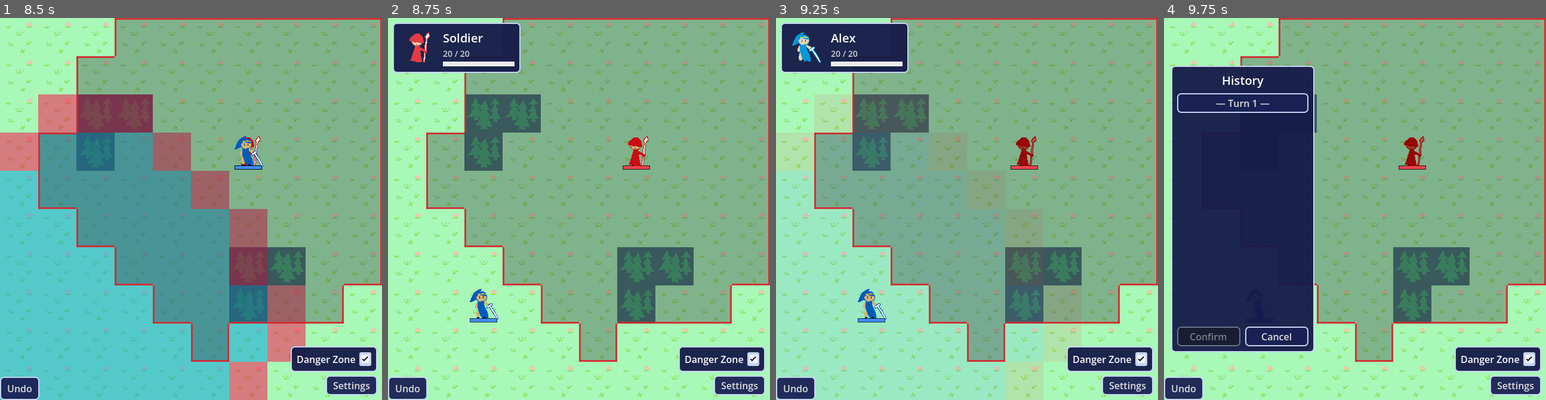
Above: before the commit, frames 1-4 (left to right).
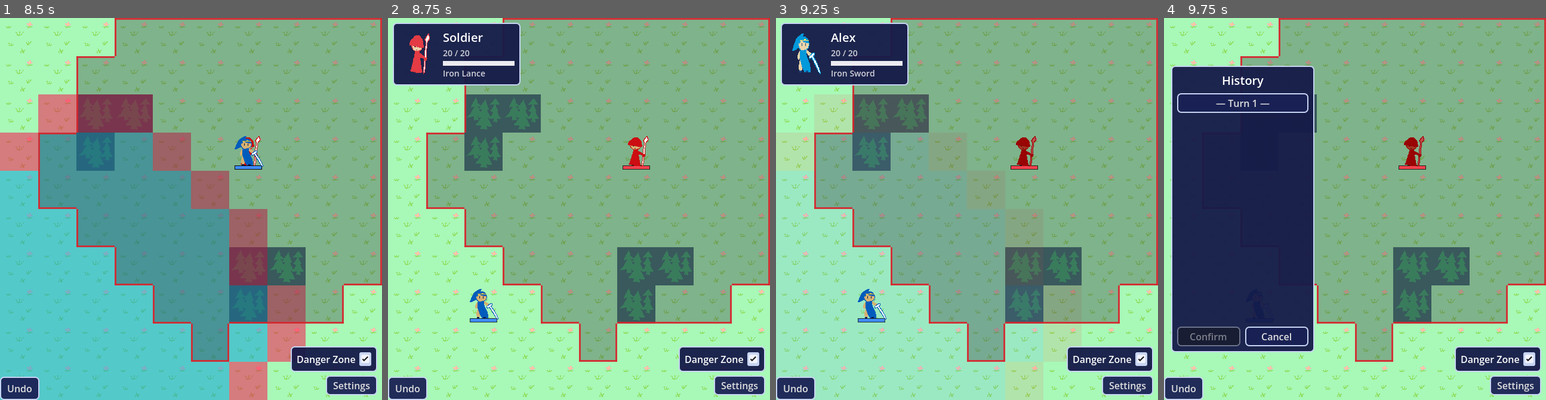
Above: after the commit, the same moments.

Repository: fhchu/feclone
Game: Godot game, scene res://scenes/game.tscn
Same seed, same stepped clock (60 frames per second), same inputs: the game is played once before the commit and once after it.
Inputs (mouse positions are in pixels of both pictures, inside the frame that each line leads up to):
- Up to frame 1 (8.5 s): click "Undo" at 0.5 s; click (366, 357) at 1.25 s; click "Undo" at 2 s; click "— Turn 1 —" at 2.75 s; click "Confirm" at 3.5 s; click (366, 357) at 4.25 s; click (366, 357) at 5 s; click "Settings" at 5.75 s; click "Restart Level" at 6.5 s; click "Undo" at 7.25 s; drag from (95, 304) to (248, 151) at 8.02 s
- Up to frame 2 (8.75 s): no input
- Up to frame 3 (9.25 s): drag from (1024, 151) to (871, 304) at 8.77 s
- Up to frame 4 (9.75 s): tap Enter at 9.5 s; move the mouse to (1393, 124) at 9.52 s; click (1393, 124) at 9.67 s

Frame 1 is identical in both runs. In frame 2, 1.6% of the frame differs, in the area x 1-35%, y 3-18%; in frame 3, 1.7%; in frame 4, nothing differs.

Commit message:
Hover info card lists the equipped weapon below hp
Co-Authored-By: Claude Fable 5 <noreply@anthropic.com>

Diff:
--- a/scenes/game.tscn
+++ b/scenes/game.tscn
@@ -109,6 +109,12 @@
 offset_bottom = 8.0
 mouse_filter = 2
 color = Color(0.92, 0.92, 0.94, 1)
+
+[node name="WeaponLabel" type="Label" parent="UI/UnitInfoPanel/HBoxContainer/Info"]
+layout_mode = 2
+theme_override_colors/font_color = Color(0.82, 0.82, 0.85, 1)
+theme_override_font_sizes/font_size = 14
+text = "Iron Sword"
 
 [node name="PhaseBanner" type="PanelContainer" parent="UI"]
 visible = false
--- a/scripts/main.gd
+++ b/scripts/main.gd
@@ -44,6 +44,7 @@
 @onready var info_name        : Label          = $UI/UnitInfoPanel/HBoxContainer/Info/NameLabel
 @onready var info_hp          : Label          = $UI/UnitInfoPanel/HBoxContainer/Info/HpLabel
 @onready var info_bar_fill    : ColorRect      = $UI/UnitInfoPanel/HBoxContainer/Info/HpBarBack/HpBarFill
+@onready var info_weapon      : Label          = $UI/UnitInfoPanel/HBoxContainer/Info/WeaponLabel
 @onready var forecast_panel   : PanelContainer = $UI/ForecastPanel
 @onready var fc_atk_name      : Label          = $UI/ForecastPanel/VBoxContainer/AtkNameBox/AtkName
 @onready var fc_def_name      : Label          = $UI/ForecastPanel/VBoxContainer/DefNameBox/DefName
@@ -748,9 +749,9 @@
 
 # ── Unit info card (hover) ─────────────────────────────────────────────────────
 # A neutral greyscale card in the top-left showing the hovered unit's
-# portrait (sprite for now), name, and hp. Shown for both teams, only
-# in the idle state: it disappears the moment a unit is selected or any
-# animation/menu owns the screen.
+# portrait (sprite for now), name, hp, and equipped weapon. Shown for
+# both teams, only in the idle state: it disappears the moment a unit is
+# selected or any animation/menu owns the screen.
 
 var _hovered_unit : Variant = null   # Area2D under the mouse, or null
 
@@ -780,8 +781,9 @@
     var portrait : AtlasTexture = info_portrait.texture
     portrait.atlas  = sprite.texture      # portrait art replaces this later
     portrait.region = sprite.region_rect
-    info_name.text = _hovered_unit.display_name()
-    info_hp.text   = "%d / %d" % [_hovered_unit.hp, _hovered_unit.max_hp]
+    info_name.text   = _hovered_unit.display_name()
+    info_hp.text     = "%d / %d" % [_hovered_unit.hp, _hovered_unit.max_hp]
+    info_weapon.text = _equipped_weapon_name(_hovered_unit)
     info_bar_fill.size = Vector2(
             INFO_BAR_WIDTH * _hovered_unit.hp / float(_hovered_unit.max_hp),
             info_bar_fill.size.y)
@@ -901,7 +903,8 @@
 
 var _forecast_side_left : bool = false
 
-## Display name of the unit's equipped weapon, for the forecast.
+## Display name of the unit's equipped weapon, for the forecast and the
+## hover info card.
 func _equipped_weapon_name(unit: Area2D) -> String:
     var index : int = Items.equipped_index(unit)
     return Items.display_name(unit.inventory[index]) if index >= 0 else "Unarmed"
